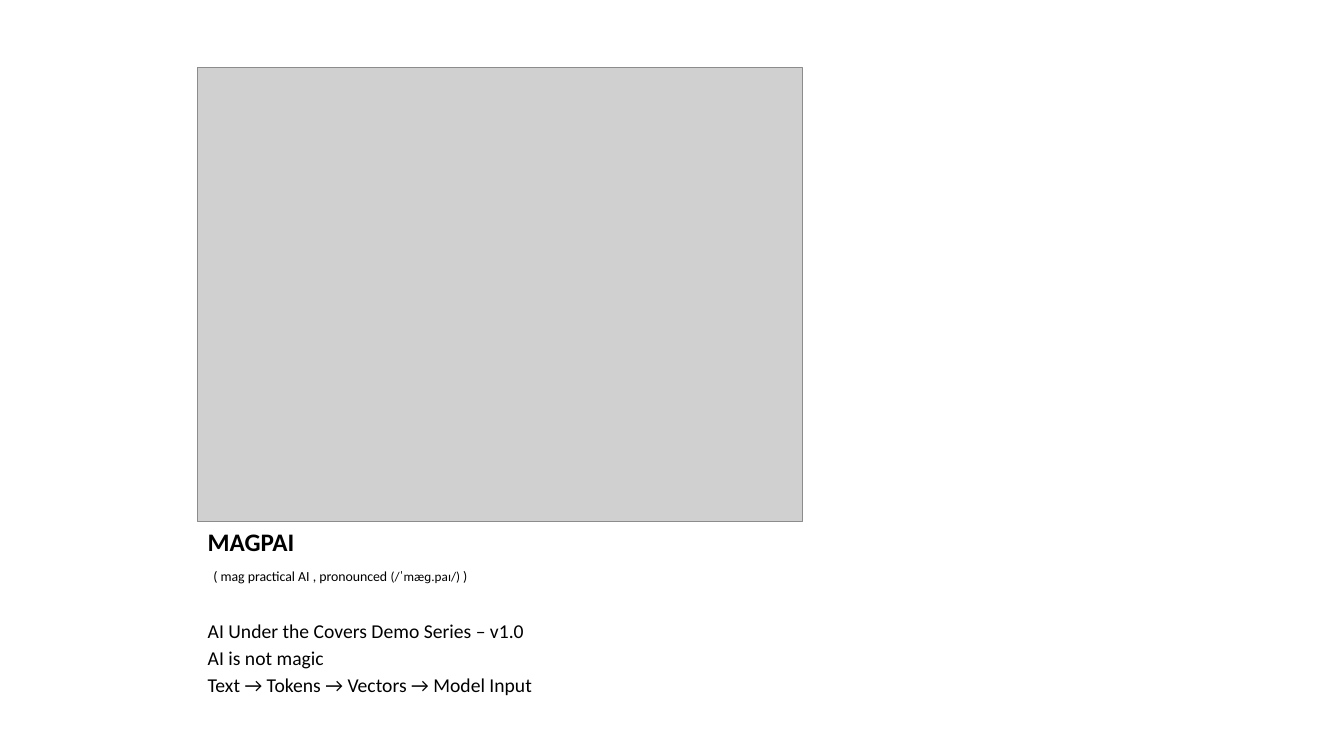
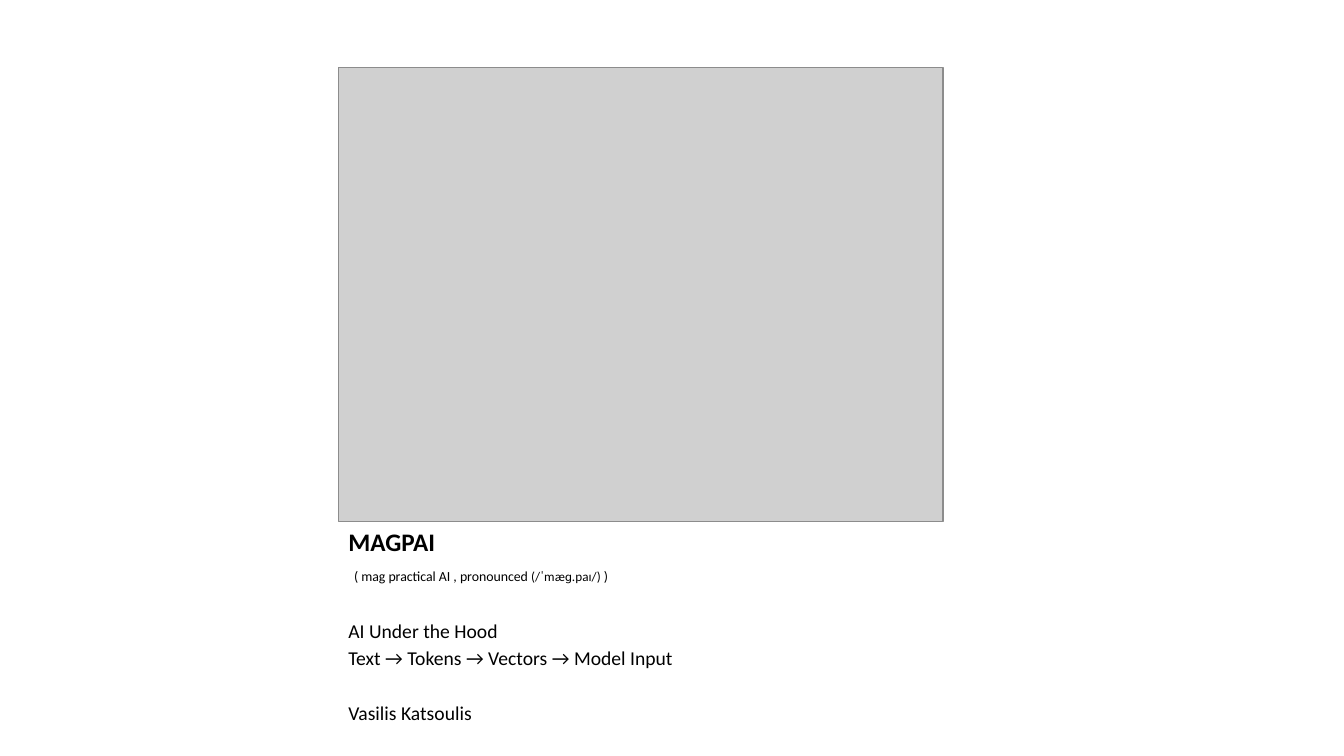
Before and after one commit to javaboy-vk/MAGPAI, a slide deck: slide 1 of pptx/Session_01_Tokens_v1.0.pptx. Drawn at 1344x756 pixels with LibreOffice and Linux fonts; fonts in the diff are those of the drawing; grey boxes stand for pictures. Boxes give left, top, right and bottom in pixels: in the first picture for what was removed or moved away, otherwise in the second. Text is boxed around its words. In the diff, an @@ line names an element or a change of style, - is before the commit and + after.

Commit message:
Added the Full Stack references to the beginning to position where the MAGPAI starts

```diff
--- a/pptx/Session_01_Tokens_v1.0.pptx
+++ b/pptx/Session_01_Tokens_v1.0.pptx
@@ picture: place and size @@
-picture at [198,68,803,521]
+picture at [339,68,944,521]
@@ title "MAGPAI ( mag practical AI ...": place and size @@
-title "MAGPAI ( mag practical AI ..." at [208,534,461,584]
+title "MAGPAI ( mag practical AI ..." at [348,534,601,584]
@@ text "AI Under the Hood": place and size @@
-text "AI Under the Hood" at [208,624,531,695]
+text "AI Under the Hood" at [348,624,672,720]
@@ text at [348,624,497,638]: text changed @@
-AI Under the Covers Demo Series – v1.0
-AI is not magic
+AI Under the Hood
@@ text at [348,706,472,720]: paragraph added @@
+Vasilis Katsoulis
```
Also in this commit, not shown: 16 other slides changed, 1 slide added, 20 other files.
